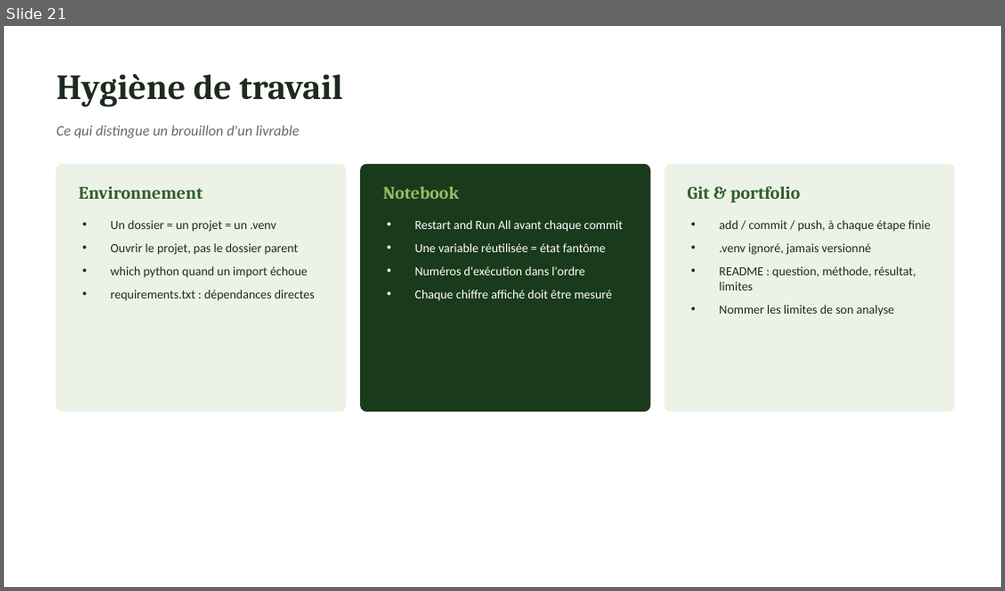
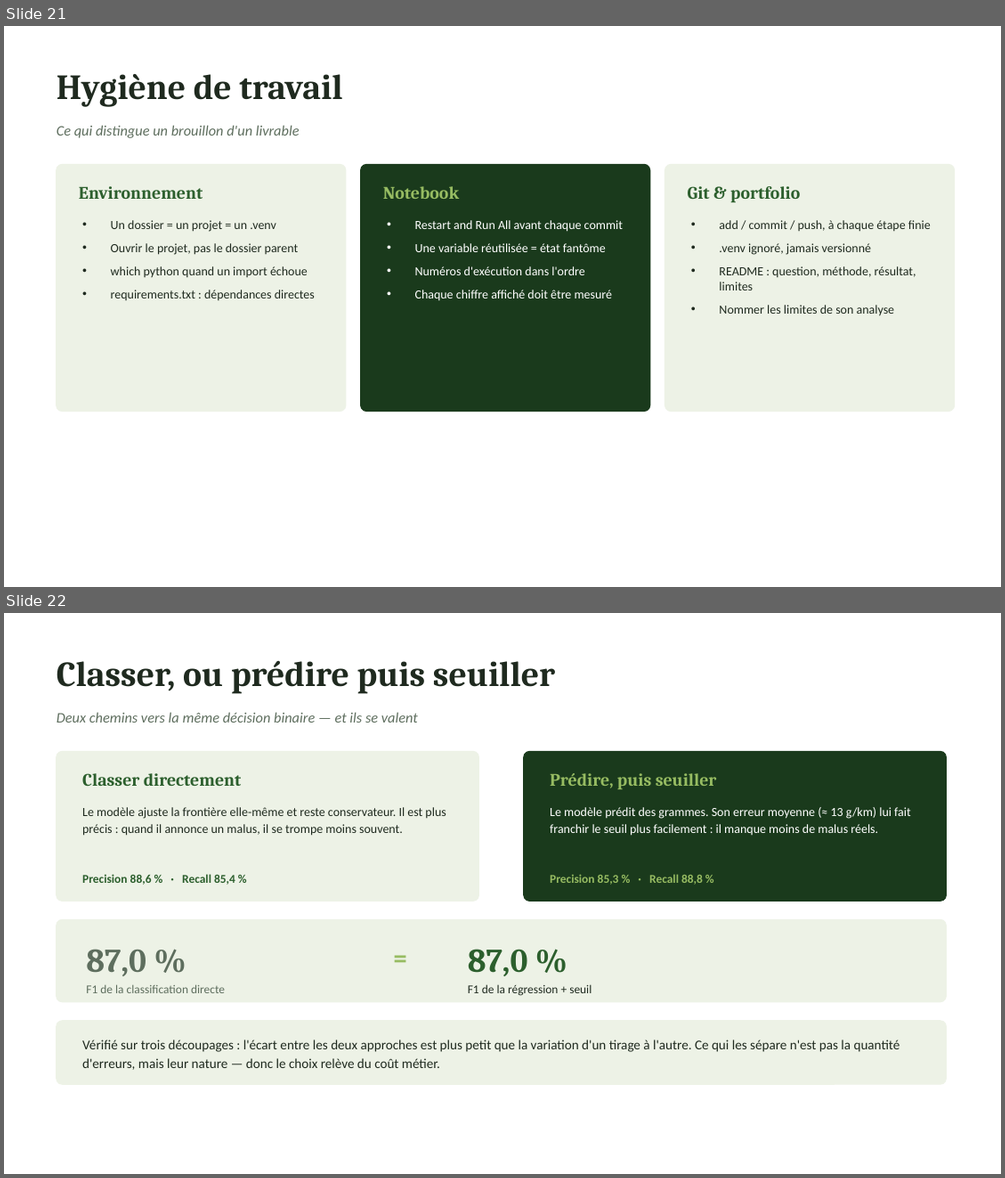
Before and after one commit to aissatougueye06/ml-notes, a slide deck: memo-machine-learning.pptx. Shown one above the other, each under a label of ours: slide 21 before the commit, slides 21 and 22 after it. The pictures are 1005x591 and 1005x1178 pixels, drawn with LibreOffice and Linux fonts; fonts in the diff are those of the drawing. Boxes give left, top, right and bottom in pixels: in the first picture for what was removed or moved away, otherwise in the second. Text is boxed around its words. In the diff, an @@ line names an element or a change of style, - is before the commit and + after.

Commit message:
Ajoute trois slides sur la classification
Classer contre predire puis seuiller, precision/recall/F1, et l'erreur par distance au seuil. La slide de cloture annoncait la classification comme prochaine etape, sa derniere ligne est reecrite. PDF regenere depuis le pptx.

```diff
--- a/memo-machine-learning.pptx
+++ b/memo-machine-learning.pptx
@@ slide 22 added at <box>4,613,1001,1174</box>, background #FFFFFF @@
@@ text added at <box>57,661,555,694</box>, 34 pt, text #1F2A1F, bold @@
+Classer, ou prédire puis seuiller
@@ text added at <box>57,712,418,722</box>, 14 pt, text #5E6E5E, italic @@
+Deux chemins vers la même décision binaire — et ils se valent
@@ rounded rectangle added at <box>57,751,479,900</box>, fill #EDF2E6, outline #EDF2E6 1 pt @@
@@ rounded rectangle added at <box>524,751,947,900</box>, fill #1A3A1C, outline #1A3A1C 1 pt @@
@@ text added at <box>82,773,242,786</box>, 17 pt, text #2C5F2D, bold @@
+Classer directement
@@ text added at <box>550,773,717,789</box>, 17 pt, text #97BC62, bold @@
+Prédire, puis seuiller
@@ text added at <box>82,807,445,835</box>, 12 pt, text #1F2A1F @@
+Le modèle ajuste la frontière elle-même et reste conservateur. Il est plus précis : quand il annonce un malus, il se trompe moins souvent.
@@ text added at <box>550,807,911,835</box>, 12 pt, text #FFFFFF @@
+Le modèle prédit des grammes. Son erreur moyenne (≈ 13 g/km) lui fait franchir le seuil plus facilement : il manque moins de malus réels.
@@ text added at <box>82,874,235,884</box>, 11.5 pt, text #2C5F2D, bold @@
+Precision 88,6 % · Recall 85,4 %
@@ text added at <box>550,874,703,884</box>, 11.5 pt, text #97BC62, bold @@
+Precision 85,3 % · Recall 88,8 %
@@ rounded rectangle added at <box>57,919,947,1002</box>, fill #EDF2E6, outline #EDF2E6 1 pt @@
@@ text added at <box>86,949,146,976</box>, 32 pt, text #5E6E5E, bold @@
+87,0 %
@@ text added at <box>371,938,430,976</box>, 26 pt, text #97BC62, bold @@
+=
@@ text added at <box>468,949,528,976</box>, 32 pt, text #2C5F2D, bold @@
+87,0 %
@@ text added at <box>86,984,225,993</box>, 11.5 pt, text #5E6E5E @@
+F1 de la classification directe
@@ text added at <box>468,984,591,996</box>, 11.5 pt, text #1F2A1F @@
+F1 de la régression + seuil
@@ rounded rectangle added at <box>57,1021,947,1084</box>, fill #EDF2E6, outline #EDF2E6 1 pt @@
@@ text added at <box>82,1039,900,1070</box>, 13 pt, text #1F2A1F @@
+Vérifié sur trois découpages : l'écart entre les deux approches est plus petit que la variation d'un tirage à l'autre. Ce qui les sépare n'est pas la quantité d'erreurs, mais leur nature — donc le choix relève du coût métier.
```
Also in this commit, not shown: 1 slide changed, 2 other slides added, 1 other file.
